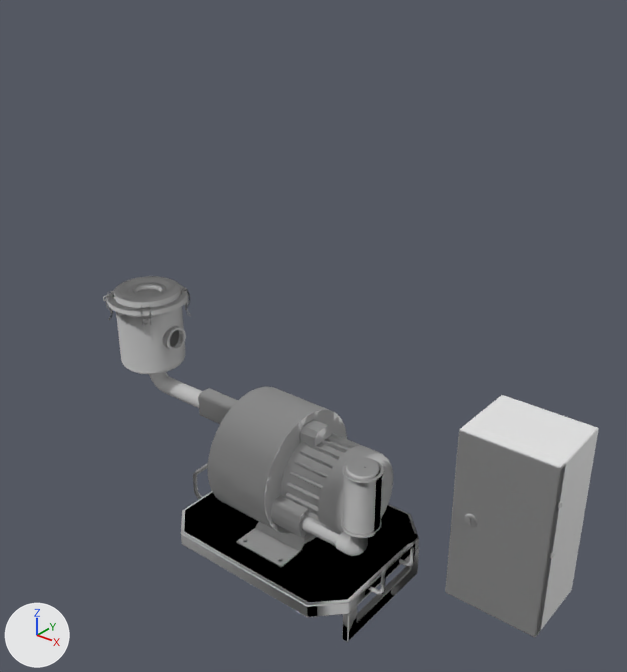
What one commit did to the FBX model models/aardwolf_all_part_Pump_group_2.fbx.
The view is the same before and after, from a camera (50 mm lens) standing at (2.334, -1.512, 1.724) and looking at (1.09, 0.043, 0.76). The lights are fixed; the arrows at lower left show +X, +Y and +Z. The older version comes first. Where no turn or scale is listed for an object, it has been applied to the vertices.

Before the edit, the objects in view are built like this:
```python
me_mesh = bpy.data.meshes.new('Mesh')
me_mesh.from_pydata(...)  # 7045 vertices, 14922 faces; spans x -0.357..0.357, y -0.243..0.243, z 0.0..0.533
# faces by material slot: [8078, 6844]
me_mesh.materials.append(mat_empty_material)  # grey #bcbcbc
me_mesh.materials.append(mat_empty_material_001)  # grey #bcbcbc
me_mesh_001 = bpy.data.meshes.new('Mesh.001')
me_mesh_001.from_pydata(...)  # 19227 vertices, 38474 faces; spans x -0.115..0.115, y -0.115..0.115, z -0.26..0.0
me_mesh_001.materials.append(mat_material__14)  # light grey #c0c0c0
me_mesh_002 = bpy.data.meshes.new('Mesh.002')
me_mesh_002.from_pydata(...)  # 280 vertices, 556 faces; spans x -25.0..24.0, y -329.0..24.0, z -480.0..-251.0
me_mesh_002.materials.append(mat_material__14)  # light grey #c0c0c0
me_mesh_003 = bpy.data.meshes.new('Mesh.003')
me_mesh_003.from_pydata(...)  # 812 vertices, 644 faces; spans x -0.142..0.142, y -0.118..0.121, z 0.0..0.54
me_mesh_003.materials.append(mat_материал_005)  # white #e7e7e7
ob_aardwolf_all_part_obj123 = bpy.data.objects.new('aardwolf_all_part_obj123', me_mesh_002)
ob_aardwolf_all_part_obj123.location = (0.515, -0.003, 0.911)
ob_aardwolf_all_part_obj123.rotation_euler = (0.0, 0.0, 1.571)  # degrees (0, 0, 90)
ob_aardwolf_all_part_obj123.scale = (0.001, 0.001, 0.001)
ob_metal = bpy.data.objects.new('metal', me_mesh)
ob_metal.location = (1.03, 0.048, 0.0)
ob_metal_001 = bpy.data.objects.new('metal.001', me_mesh_001)
ob_metal_001.location = (0.515, -0.004, 0.761)
ob_metal_002 = bpy.data.objects.new('metal.002', me_mesh_003)
ob_metal_002.location = (1.58, 0.314, 0.0)
```
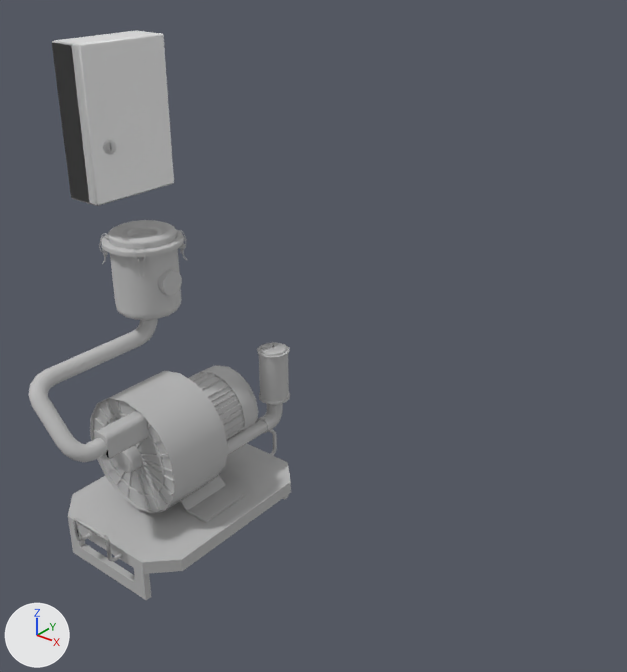
Where the change shows, as pixel boxes [x1, y1, x2, y2] in the pictures (627 x 672 px):
```json
{"object": "metal", "change": "deleted", "before": [181, 386, 419, 642], "faces in mat_empty_material (grey #bcbcbc)": [199, 386, 393, 567], "faces in mat_empty_material_001 (grey #bcbcbc)": [181, 463, 419, 642]}
{"object": "aardwolf_all_part_obj161", "change": "added", "after": [68, 342, 291, 600]}
{"object": "metal.002", "change": "deleted", "before": [445, 395, 599, 637]}
{"object": "aardwolf_all_part_obj162", "change": "added", "after": [52, 31, 174, 206]}
{"object": "Shape018", "change": "added", "after": [99, 220, 187, 320]}
{"object": "metal.001", "change": "deleted", "before": [103, 276, 191, 374]}
{"object": "aardwolf_all_part_obj123", "change": "moved, turned", "before": [149, 372, 203, 408], "after": [29, 319, 158, 462]}
```

Edits to the scene script, one JSON object a line:
```json
{"op": "add", "block": "me_mesh_003_1", "code": ["me_mesh_003_1 = bpy.data.meshes.new('Mesh.003')", "me_mesh_003_1.from_pydata(...)  # 203 vertices, 158 faces; spans x -0.059..0.059, y -0.142..0.142, z 0.0..0.407", "me_mesh_003_1.materials.append(mat_материал_005)  # white #e7e7e7"]}
{"op": "add", "block": "me_mesh_001_1", "code": ["me_mesh_001_1 = bpy.data.meshes.new('Mesh.001')", "me_mesh_001_1.from_pydata(...)  # 2225 vertices, 3785 faces; spans x -0.239..0.239, y -0.357..0.357, z 0.0..0.533", "me_mesh_001_1.materials.append(mat_empty_material)  # grey #bcbcbc"]}
{"op": "add", "block": "me_mesh_002_1", "code": ["me_mesh_002_1 = bpy.data.meshes.new('Mesh.002')", "me_mesh_002_1.from_pydata(...)  # 4156 vertices, 8220 faces; spans x -0.115..0.115, y -0.115..0.115, z -0.125..0.135", "me_mesh_002_1.materials.append(mat_material__14)  # light grey #c0c0c0"]}
{"op": "remove", "block": "ob_metal_002", "code": ["ob_metal_002 = bpy.data.objects.new('metal.002', me_mesh_003)", "ob_metal_002.location = (1.58, 0.314, 0.0)"]}
{"op": "remove", "block": "ob_metal", "code": ["ob_metal = bpy.data.objects.new('metal', me_mesh)", "ob_metal.location = (1.03, 0.048, 0.0)"]}
{"op": "set", "path": "ob_aardwolf_all_part_obj123.rotation_euler", "old": "(0.0, 0.0, 1.571)", "new": "(0.0, 0.0, 0.0)", "note": "degrees (0, 0, 90) -> degrees (0, 0, 0)"}
{"op": "set", "path": "ob_aardwolf_all_part_obj123.location", "old": "(0.515, -0.003, 0.911)", "new": "(0.515, -0.003, 1.072)"}
{"op": "remove", "block": "ob_metal_001", "code": ["ob_metal_001 = bpy.data.objects.new('metal.001', me_mesh_001)", "ob_metal_001.location = (0.515, -0.004, 0.761)"]}
{"op": "add", "block": "ob_aardwolf_all_part_obj162", "code": ["ob_aardwolf_all_part_obj162 = bpy.data.objects.new('aardwolf_all_part_obj162', me_mesh_003_1)", "ob_aardwolf_all_part_obj162.location = (0.46, -0.004, 1.034)"]}
{"op": "add", "block": "ob_aardwolf_all_part_obj161", "code": ["ob_aardwolf_all_part_obj161 = bpy.data.objects.new('aardwolf_all_part_obj161', me_mesh_001_1)", "ob_aardwolf_all_part_obj161.location = (0.64, -0.035, 0.0)"]}
{"op": "add", "block": "ob_shape018", "code": ["ob_shape018 = bpy.data.objects.new('Shape018', me_mesh_002_1)", "ob_shape018.location = (0.515, -0.004, 0.8)"]}
```
